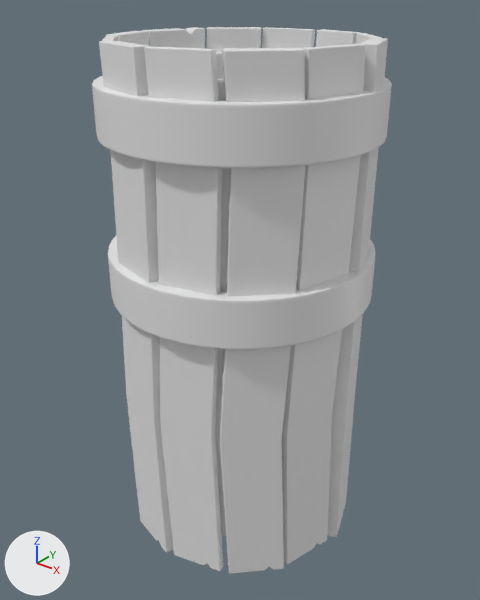
A saved change to the FBX model Assets/FBX/Environment/SM_Cuve.FBX.
Camera for both pictures: a camera (50 mm lens) standing at (9.36, -11.76, 6.56) and looking at (-0.05, 0.0, -0.73). The lights are fixed; the arrows at lower left show +X, +Y and +Z. Where no turn or scale is listed for an object, it has been applied to the vertices.

Names of what the first picture shows: 'Cuve'.
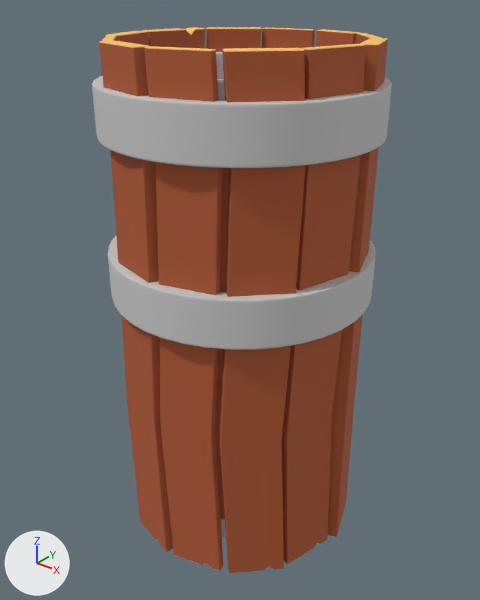
The newer file is also turned or shifted as a whole; pictures and numbers use the older file's frame.

Changed parts and their boxes [x1, y1, x2, y2] in the pictures (480 x 600 px):
part 1 of me_mesh, recoloured: [216, 52, 224, 81] in both
part 2 of me_mesh, recoloured: [221, 519, 334, 564] in both
part 3 of me_mesh, recoloured: [218, 81, 225, 100] in both
part 4 of me_mesh, recoloured: [108, 236, 376, 350] in both
part 5 of me_mesh, recoloured: [92, 76, 392, 168] in both
part 6 of me_mesh, recoloured: [99, 29, 388, 573] in both
part 7 of me_mesh, recoloured (white to orange): [99, 27, 388, 52] in both

The change, as a diff of the scene's bpy script:
```diff
--- a/Assets/FBX/Environment/SM_Cuve.FBX.py
+++ b/Assets/FBX/Environment/SM_Cuve.FBX.py
@@ mat_material__76 @@
+mat_material__76 = principled_material('Material #76')
+mat_material__76.base_color = (0.588, 0.588, 0.588)  # light grey #cacaca
+mat_material__76.roughness = 0.859
@@ mat_material__81 @@
+mat_material__81 = principled_material('Material #81')
+mat_material__81.base_color = (0.588, 0.588, 0.588)  # light grey #cacaca
+mat_material__81.roughness = 0.859
@@ mat_metal @@
+mat_metal = principled_material('Metal')
+mat_metal.base_color = (0.608, 0.608, 0.608)  # light grey #cdcdcd
+mat_metal.roughness = 0.859
@@ mat_bois @@
+mat_bois = principled_material('Bois')
+mat_bois.base_color = (0.459, 0.106, 0.0353)  # orange #b45c35
+mat_bois.roughness = 0.859
@@ mat_material__79 @@
+mat_material__79 = principled_material('Material #79')
+mat_material__79.base_color = (0.588, 0.588, 0.588)  # light grey #cacaca
+mat_material__79.roughness = 0.859
@@ mat_material__78 @@
+mat_material__78 = principled_material('Material #78')
+mat_material__78.base_color = (0.588, 0.588, 0.588)  # light grey #cacaca
+mat_material__78.roughness = 0.859
@@ mat_material__80 @@
+mat_material__80 = principled_material('Material #80')
+mat_material__80.base_color = (0.588, 0.588, 0.588)  # light grey #cacaca
+mat_material__80.roughness = 0.859
@@ mat_bois_interieur @@
+mat_bois_interieur = principled_material('Bois_interieur')
+mat_bois_interieur.base_color = (1.0, 0.545, 0.141)  # orange #ffc369
+mat_bois_interieur.roughness = 0.859
@@ mat_material__77 @@
+mat_material__77 = principled_material('Material #77')
+mat_material__77.base_color = (0.588, 0.588, 0.588)  # light grey #cacaca
+mat_material__77.roughness = 0.859
@@ me_mesh @@
 me_mesh.from_pydata(...)  # 10284 vertices, 20520 faces; spans x -3.17..3.18, y -3.17..3.18, z -6.18..6.18
 # used by ob_cuve; location = (-0.02, 0.02, -0.74)
+# me_mesh part 1: 390 of the faces centred in x -2.57..2.56, y -2.57..2.58, z 5.12..5.63 switch from no material to mat_material__76 (light grey #cacaca)
+# me_mesh part 2: 816 of the faces centred in x -3.03..3.1, y -2.96..2.81, z -6.17..-4.77 switch from no material to mat_material__78 (light grey #cacaca)
+# me_mesh part 3: 312 of the faces centred in x -2.69..2.69, y -2.69..2.7, z 5.12..5.62 switch from no material to mat_material__78 (light grey #cacaca)
+# me_mesh part 4: 1560 of the faces centred in x -3.17..3.17, y -3.17..3.17, z 0.4..1.53 switch from no material to mat_metal (light grey #cdcdcd)
+# me_mesh part 5: 1560 of the faces centred in x -3.17..3.17, y -3.17..3.17, z 4.18..5.32 switch from no material to mat_metal (light grey #cdcdcd)
+# me_mesh part 6: 3420 of the faces centred in x -3.07..3.14, y -3.05..2.91, z -5.47..5.47 switch from no material to mat_bois (orange #b45c35)
+# me_mesh part 7: all 8088 faces centred in x -3.04..3.1, y -3.03..2.9, z 6.07..6.18 switch from no material to mat_bois_interieur (orange #ffc369)
+me_mesh.materials.append(mat_material__77)  # light grey #cacaca
+me_mesh.materials.append(mat_material__79)  # light grey #cacaca
+me_mesh.materials.append(mat_material__80)  # light grey #cacaca
+me_mesh.materials.append(mat_material__81)  # light grey #cacaca
```
